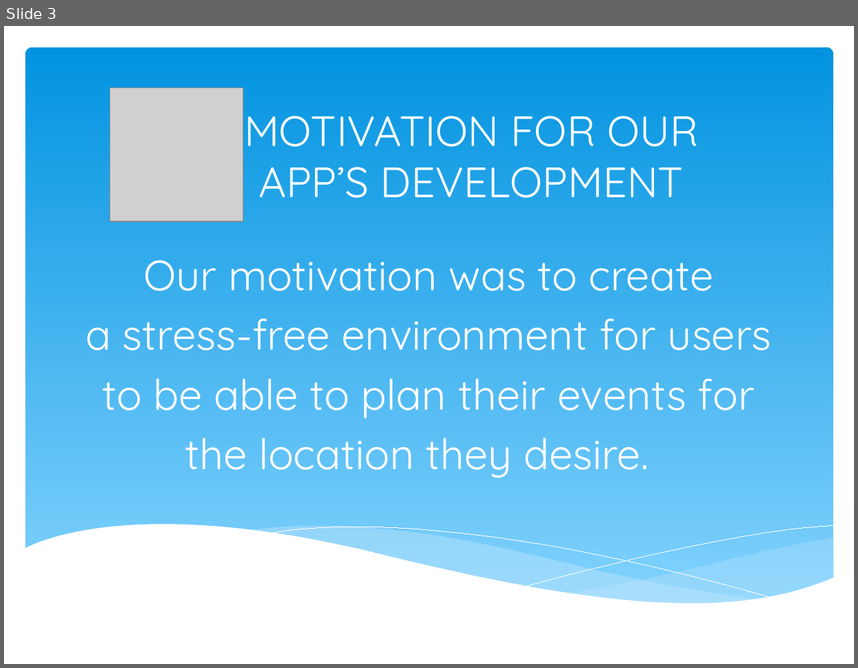
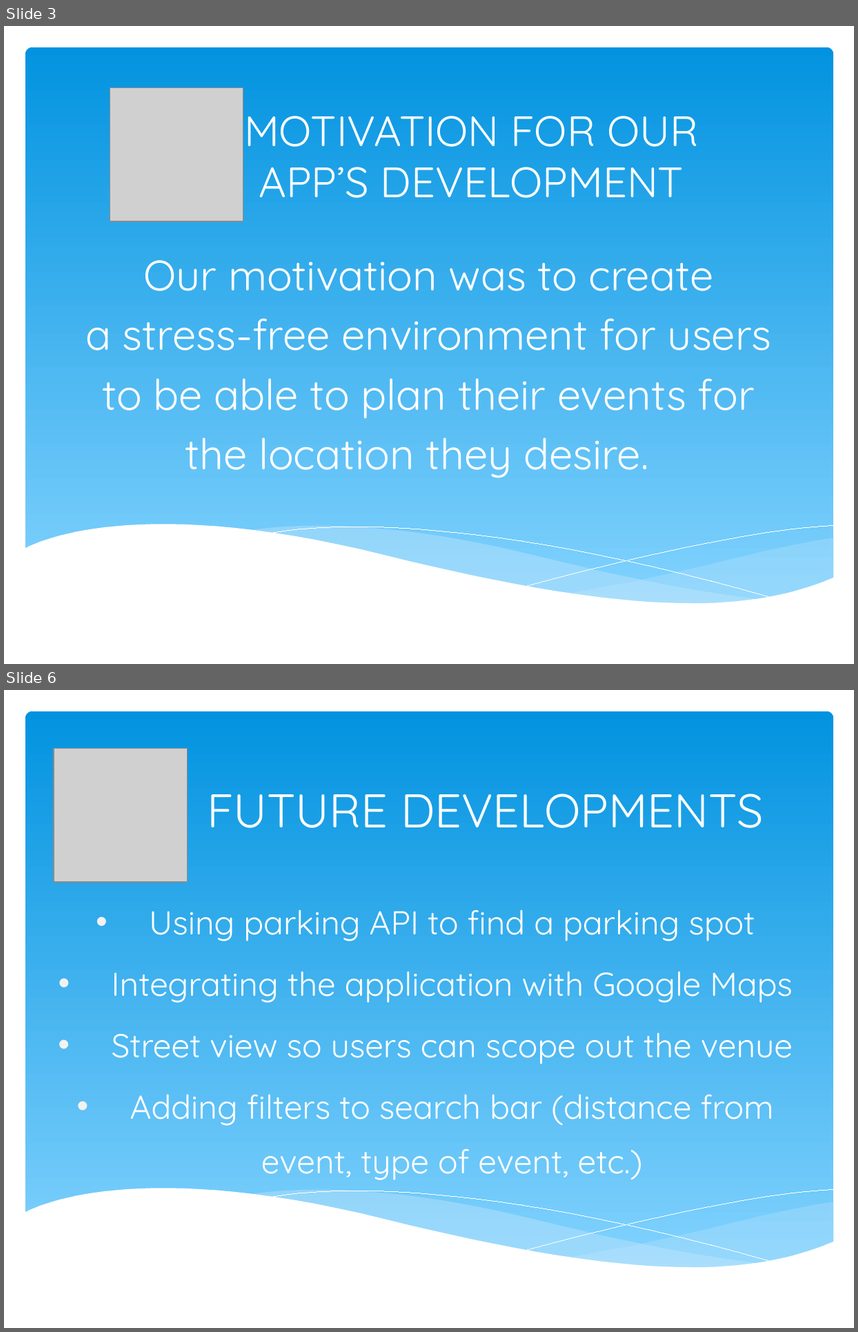
Before and after one commit to BradFabian/weatherEvent, a slide deck: presentation.pptx. Shown one above the other, each under a label of ours: slide 3 before the commit, slides 3 and 6 after it; the slides between them are not shown. The pictures are 858x668 and 858x1332 pixels, drawn with LibreOffice and Linux fonts; fonts in the diff are those of the drawing; grey boxes stand for pictures. Boxes give left, top, right and bottom in pixels: in the first picture for what was removed or moved away, otherwise in the second. Text is boxed around its words. In the diff, an @@ line names an element or a change of style, - is before the commit and + after.

```diff
--- a/presentation.pptx
+++ b/presentation.pptx
@@ slide 6 added at (4, 690, 854, 1328), background #FFFFFF; not listed: 6 template elements that a slide beside it also shows @@
@@ picture added at (54, 749, 188, 882) @@
@@ title added at (207, 793, 764, 828), 40 pt, text #FFFFFF @@
+FUTURE DEVELOPMENTS
@@ subtitle added at (112, 909, 793, 1180), 28 pt, text #FFFFFF @@
+• Using parking API to find a parking spot
+• Integrating the application with Google Maps
+• Street view so users can scope out the venue
+• Adding filters to search bar (distance from event, type of event, etc.)
```
Also in this commit, not shown: 3 slides changed, 6 slides removed, 3 other files.
